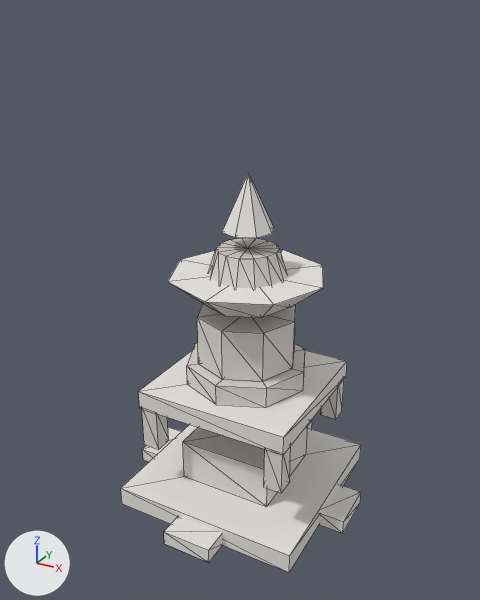
A saved change to the glTF model public/studio/v2.15.0/d_dabotap/model.glb.
One viewpoint serves both versions: a 50 mm camera at (8.47, -15.86, 14.45) aimed at (-0.12, -0.24, 6.64). The axes (+X, +Y, +Z) are drawn at lower left. The lights are the same throughout. The older version comes first. Mesh edges are drawn as thin lines. Where no turn or scale is listed for an object, it has been applied to the vertices.

Script lines for the objects in view, before the commit:
```python
ob_part10 = bpy.data.objects.new('part10', me_geometry_10)
ob_part10.location = (0.0, 0.0, 0.0)
ob_part11 = bpy.data.objects.new('part11', me_geometry_11)
ob_part11.location = (0.0, 0.0, 0.0)
ob_part15 = bpy.data.objects.new('part15', me_geometry_15)
ob_part15.location = (0.0, 0.0, 0.0)
ob_part2 = bpy.data.objects.new('part2', me_geometry_2)
ob_part2.location = (0.0, 0.0, 0.0)
ob_part3 = bpy.data.objects.new('part3', me_geometry_3)
ob_part3.location = (0.0, 0.0, 0.0)
ob_part4 = bpy.data.objects.new('part4', me_geometry_4)
ob_part4.location = (0.0, 0.0, 0.0)
ob_part6 = bpy.data.objects.new('part6', me_geometry_6)
ob_part6.location = (0.0, 0.0, 0.0)
ob_part8 = bpy.data.objects.new('part8', me_geometry_8)
ob_part8.location = (0.0, 0.0, 0.0)
ob_part9 = bpy.data.objects.new('part9', me_geometry_9)
ob_part9.location = (0.0, 0.0, 0.0)
# also in view: 'part13' at (0.0, 0.0, 7.02); 'part5' at (0.0, 0.0, 1.31); 'part14' at (0.0, 0.0, 7.69); 'part12' at (0.0, 0.0, 5.44); 'part0' at (0.0, 0.0, 0.31)
```
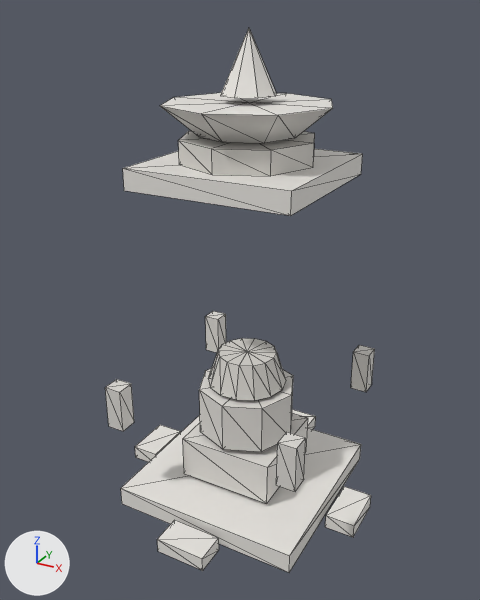
Edits to the bpy script that builds the scene:
```text
Change me_geometry_2:
    remove me_geometry_2.from_pydata(...)  # 8 vertices, 12 faces; spans x -0.76..0.76, y -3.69..-2.79, z 0.0..0.45
    add me_geometry_2.from_pydata(...)  # 8 vertices, 12 faces; spans x -0.76..0.76, y -4.02..-3.12, z -0.01..0.44
    me_geometry_2 part 1: the whole mesh is moved by (0.0, -0.33, -0.01)
Change me_geometry_3:
    remove me_geometry_3.from_pydata(...)  # 8 vertices, 12 faces; spans x 2.79..3.69, y -0.76..0.76, z 0.0..0.45
    add me_geometry_3.from_pydata(...)  # 8 vertices, 12 faces; spans x 3.12..4.02, y -0.76..0.76, z -0.01..0.44
    me_geometry_3 part 2: the whole mesh is moved by (0.33, 0.0, -0.01)
Change me_geometry_4:
    remove me_geometry_4.from_pydata(...)  # 8 vertices, 12 faces; spans x -3.69..-2.79, y -0.76..0.76, z 0.0..0.45
    add me_geometry_4.from_pydata(...)  # 8 vertices, 12 faces; spans x -4.02..-3.12, y -0.76..0.76, z -0.01..0.44
    me_geometry_4 part 3: the whole mesh is moved by (-0.33, 0.0, -0.01)
Change me_geometry_6:
    remove me_geometry_6.from_pydata(...)  # 8 vertices, 12 faces; spans x -2.34..-1.8, y -2.34..-1.8, z 2.115..3.465
    add me_geometry_6.from_pydata(...)  # 8 vertices, 12 faces; spans x -3.059..-2.519, y -3.059..-2.519, z 2.974..4.324
    me_geometry_6 part 4: the whole mesh is moved by (-0.719, -0.719, 0.859)
Change me_geometry_8:
    remove me_geometry_8.from_pydata(...)  # 8 vertices, 12 faces; spans x 1.8..2.34, y -2.34..-1.8, z 2.115..3.465
    add me_geometry_8.from_pydata(...)  # 8 vertices, 12 faces; spans x 2.519..3.059, y -3.059..-2.519, z 2.974..4.324
    me_geometry_8 part 5: the whole mesh is moved by (0.719, -0.719, 0.859)
Change me_geometry_9:
    remove me_geometry_9.from_pydata(...)  # 8 vertices, 12 faces; spans x 1.8..2.34, y 1.8..2.34, z 2.115..3.465
    add me_geometry_9.from_pydata(...)  # 8 vertices, 12 faces; spans x 2.519..3.059, y 2.519..3.059, z 2.974..4.324
    me_geometry_9 part 6: the whole mesh is moved by (0.719, 0.719, 0.859)
Change me_geometry_10:
    remove me_geometry_10.from_pydata(...)  # 8 vertices, 12 faces; spans x -2.38..2.38, y -2.38..2.38, z 3.44..4.03
    add me_geometry_10.from_pydata(...)  # 8 vertices, 12 faces; spans x -2.38..2.38, y -2.38..2.38, z 10.1..10.68
    me_geometry_10 part 7: the whole mesh is moved by (0.0, 0.0, 6.65)
Change me_geometry_11:
    remove me_geometry_11.from_pydata(...)  # 18 vertices, 32 faces; spans x -1.89..1.89, y -1.89..1.89, z 4.03..4.66
    add me_geometry_11.from_pydata(...)  # 18 vertices, 32 faces; spans x -1.89..1.89, y -1.89..1.89, z 10.68..11.31
    me_geometry_11 part 8: the whole mesh is moved by (0.0, 0.0, 6.65)
Change me_geometry_12:
    remove me_geometry_12.from_pydata(...)  # 18 vertices, 32 faces; spans x -1.53..1.53, y -1.53..1.53, z 4.68..6.21
    add me_geometry_12.from_pydata(...)  # 18 vertices, 32 faces; spans x -1.53..1.53, y -1.53..1.53, z 2.24..3.77
    me_geometry_12 part 9: the whole mesh is moved by (0.0, 0.0, -2.44)
Change me_geometry_13:
    remove me_geometry_13.from_pydata(...)  # 18 vertices, 32 faces; spans x -2.34..2.34, y -2.34..2.34, z 6.61..7.43
    add me_geometry_13.from_pydata(...)  # 18 vertices, 32 faces; spans x -2.34..2.34, y -2.34..2.34, z 11.38..12.19
    me_geometry_13 part 10: the whole mesh is moved by (0.0, 0.0, 4.77)
Change me_geometry_14:
    remove me_geometry_14.from_pydata(...)  # 30 vertices, 56 faces; spans x -1.22..1.22, y -1.18..1.18, z 7.2..8.19
    add me_geometry_14.from_pydata(...)  # 30 vertices, 56 faces; spans x -1.22..1.22, y -1.18..1.18, z 3.87..4.86
    me_geometry_14 part 11: the whole mesh is moved by (0.0, 0.0, -3.33)
Change me_geometry_15:
    remove me_geometry_15.from_pydata(...)  # 10 vertices, 16 faces; spans x -0.76..0.76, y -0.76..0.76, z 8.73..10.35
    add me_geometry_15.from_pydata(...)  # 10 vertices, 16 faces; spans x -0.76..0.76, y -0.76..0.76, z 12.39..14.01
    me_geometry_15 part 12: the whole mesh is moved by (0.0, 0.0, 3.66)
```

Changed parts and their boxes (x1, y1, x2, y2) in the pictures (480 x 600 px):
'part10', moved
    before: (138, 350, 347, 455)
    after: (123, 149, 362, 216)
'part13', moved
    before: (168, 250, 323, 318)
    after: (160, 93, 333, 143)
'part12', moved
    before: (197, 304, 296, 381)
    after: (199, 368, 293, 452)
'part11', moved
    before: (187, 343, 305, 408)
    after: (178, 131, 315, 176)
'part14', moved
    before: (208, 238, 287, 288)
    after: (208, 338, 286, 401)
'part15', moved
    before: (222, 173, 274, 238)
    after: (220, 28, 276, 98)
'part2', moved
    before: (164, 516, 222, 562)
    after: (157, 520, 219, 571)
'part6', moved
    before: (142, 409, 169, 450)
    after: (105, 379, 134, 431)
'part8', moved
    before: (264, 446, 291, 493)
    after: (276, 432, 306, 492)
'part3', moved
    before: (319, 484, 361, 533)
    after: (325, 486, 371, 537)
'part9', moved
    before: (321, 380, 344, 419)
    after: (351, 345, 375, 392)
'part4', moved
    before: (142, 427, 181, 462)
    after: (135, 425, 181, 462)
